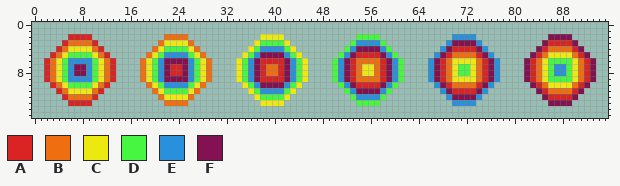
Two states of a sprite sheet, Assets/Resources/Graphics/Missile.png. Above: the version before the commit.
The file is 96x16 pixels.
Palette (. is transparent): A #da2424  B #ef6e10  C #ece910  D #47f641  E #2890dc  F #841252
Pixels before, first column x 2:
 2 ....AAAA............BBBB............CCCC............DDDD............EEEE............FFFF....
 3 ...ABBBBA..........BCCCCB..........CDDDDC..........DEEEED..........EFFFFE..........FAAAAF...
 4 ..ABCCCCBA........BCDDDDCB........CDEEEEDC........DEFFFFED........EFAAAAFE........FABBBBAF..
 5 .ABCDDDDCBA......BCDEEEEDCB......CDEFFFFEDC......DEFAAAAFED......EFABBBBAFE......FABCCCCBAF.
 6 ABCDEEEEDCBA....BCDEFFFFEDCB....CDEFAAAAFEDC....DEFABBBBAFED....EFABCCCCBAFE....FABCDDDDCBAF
 7 ABCDEFFEDCBA....BCDEFAAFEDCB....CDEFABBAFEDC....DEFABCCBAFED....EFABCDDCBAFE....FABCDEEDCBAF
 8 ABCDEFFEDCBA....BCDEFAAFEDCB....CDEFABBAFEDC....DEFABCCBAFED....EFABCDDCBAFE....FABCDEEDCBAF
 9 ABCDEEEEDCBA....BCDEFFFFEDCB....CDEFAAAAFEDC....DEFABBBBAFED....EFABCCCCBAFE....FABCDDDDCBAF
10 .ABCDDDDCBA......BCDEEEEDCB......CDEFFFFEDC......DEFAAAAFED......EFABBBBAFE......FABCCCCBAF.
11 ..ABCCCCBA........BCDDDDCB........CDEEEEDC........DEFFFFED........EFAAAAFE........FABBBBAF..
12 ...ABBBBA..........BCCCCB..........CDDDDC..........DEEEED..........EFFFFE..........FAAAAF...
13 ....AAAA............BBBB............CCCC............DDDD............EEEE............FFFF....
The result:
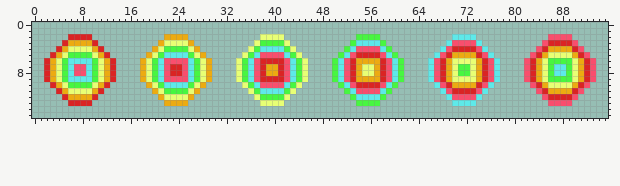
Change:
colour B: #ef6e10 -> #ecab11
colour C: #ece910 -> #e8ff75
colour E: #2890dc -> #5ee9e9
colour F: #841252 -> #f94e6d
